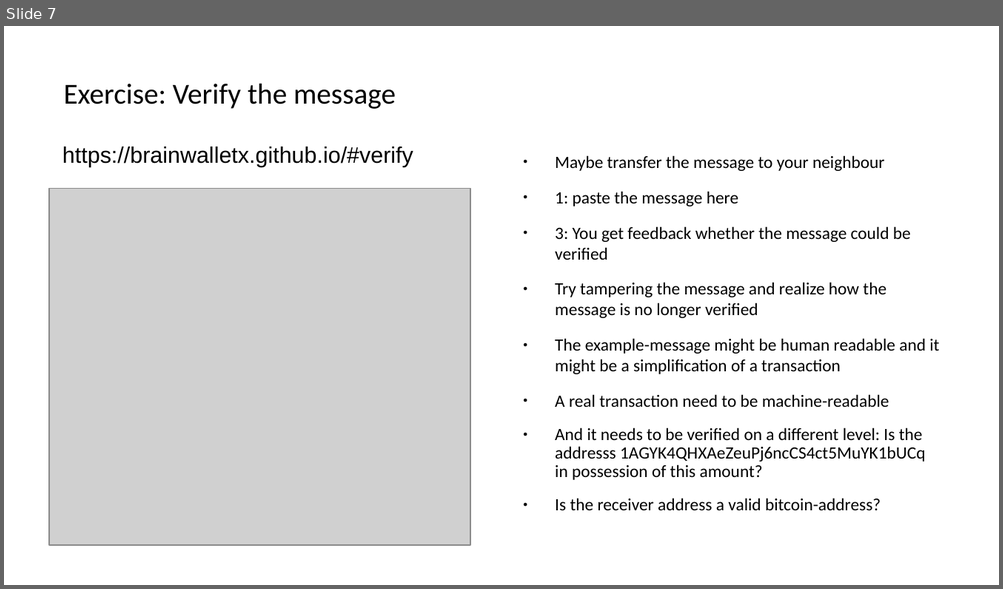
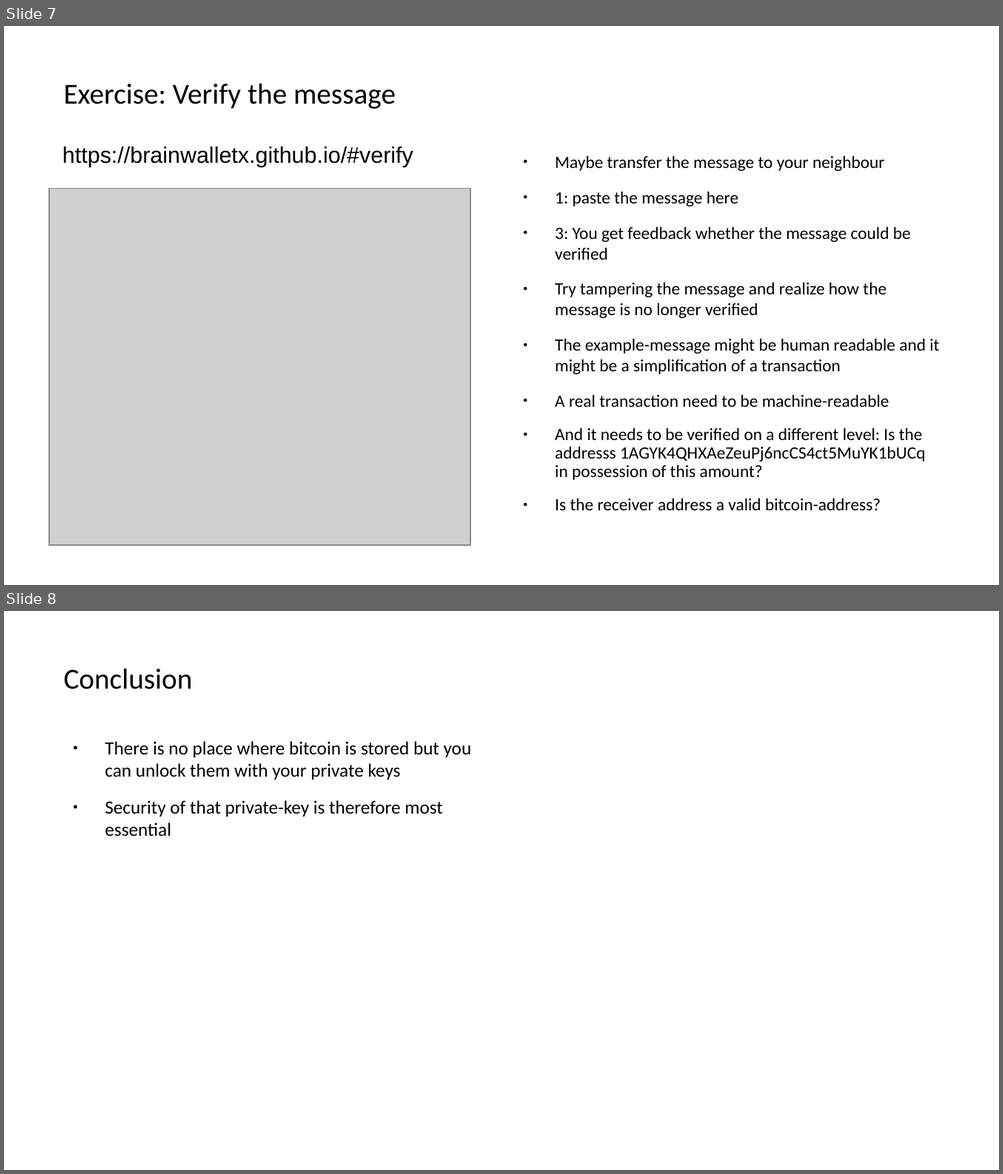
Before and after one commit to cryptoadvance/specter-education, a slide deck: content/bitcoin101/02_bitcoin-theory-cryptography-tx-signing.odp. Shown one above the other, each under a label of ours: slide 7 before the commit, slides 7 and 8 after it. The pictures are 1003x589 and 1003x1174 pixels, drawn with LibreOffice and Linux fonts; fonts in the diff are those of the drawing; grey boxes stand for pictures. Boxes give left, top, right and bottom in pixels: in the first picture for what was removed or moved away, otherwise in the second. Text is boxed around its words. In the diff, an @@ line names an element or a change of style, - is before the commit and + after.

```diff
--- a/content/bitcoin101/02_bitcoin-theory-cryptography-tx-signing.odp
+++ b/content/bitcoin101/02_bitcoin-theory-cryptography-tx-signing.odp
@@ slide 8 added at bbox=[4, 611, 999, 1170], background #FFFFFF @@
@@ title added at bbox=[64, 668, 193, 689], 23.2 pt, text #000000 @@
+Conclusion
@@ text added at bbox=[105, 741, 472, 837], 14.9 pt, text #000000 @@
+● There is no place where bitcoin is stored but you can unlock them with your private keys
+● Security of that private-key is therefore most essential
```
Also in this commit, not shown: 3 other files.
